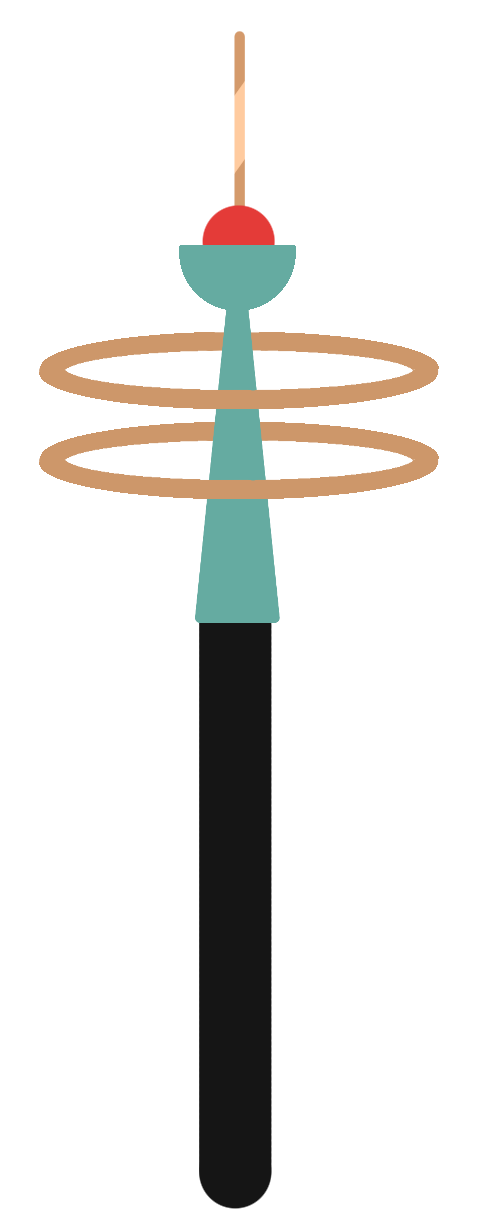
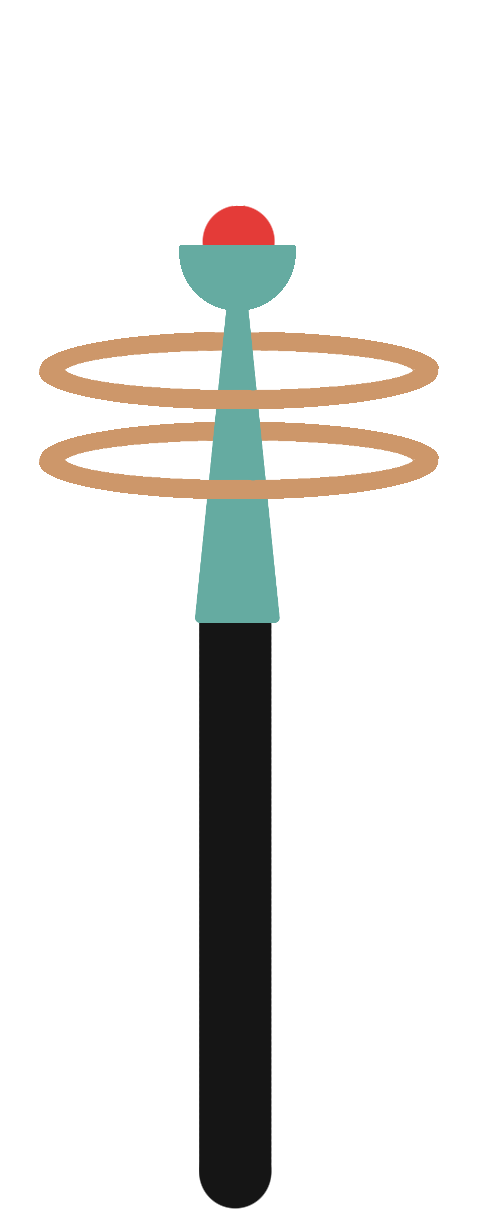
Revision of a layered 480 × 1228 image; what changed, layer by layer:
painted on "Gun_body" over box(232, 31, 246, 207)
